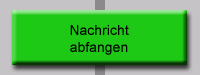
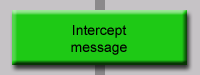
Comparing the layer stacks of the two 200 x 75 images. Changes:
renamed "Nachricht abfangen" to "Intercept message", painted on it over [70, 25, 129, 55]
